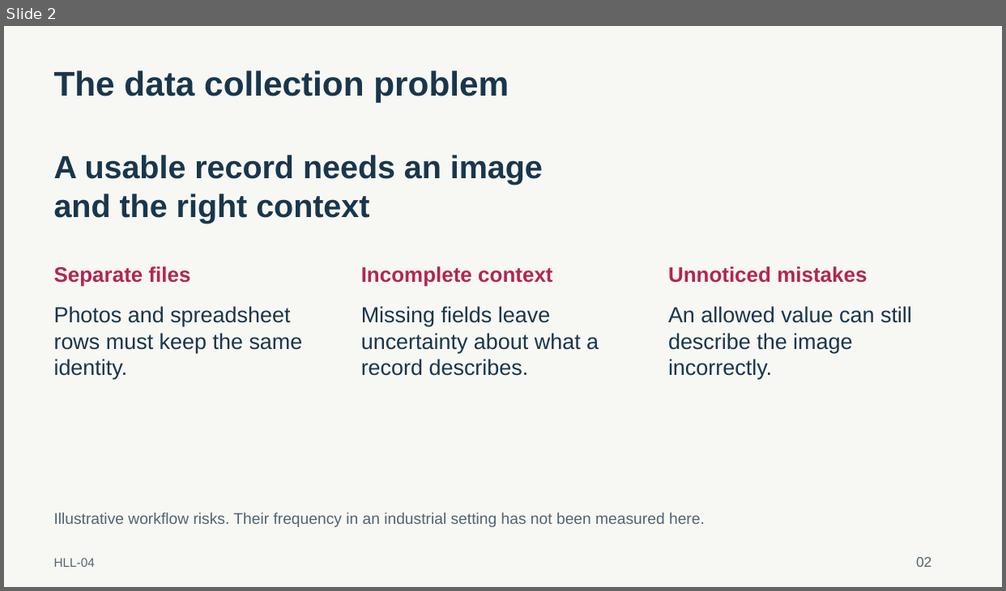
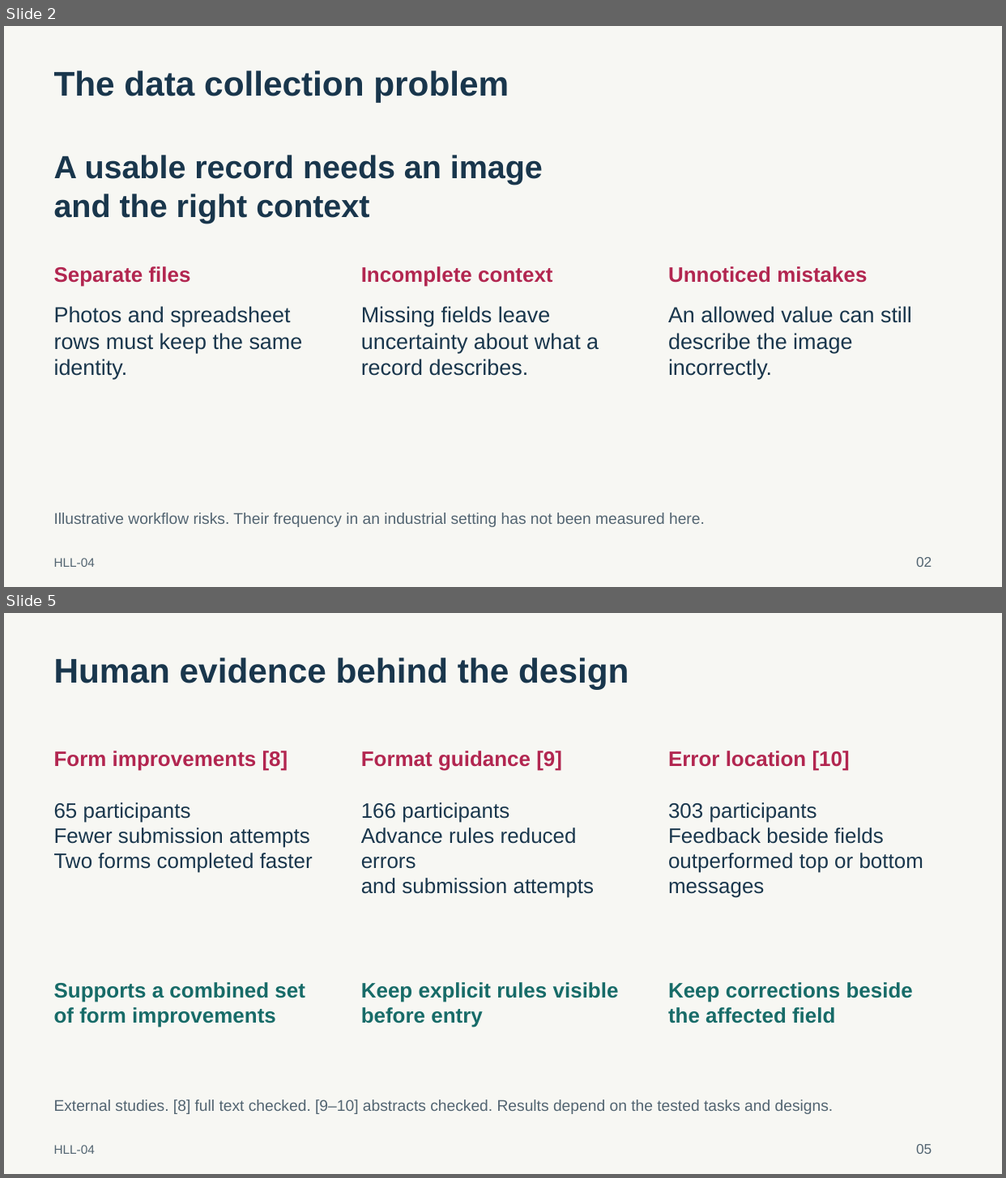
Before and after one commit to hariquasar/hll-04-capture-ui, a slide deck: docs/presentation/HLL-04_Presentation.pptx. Shown one above the other, each under a label of ours: slide 2 before the commit, slides 2 and 5 after it; the slides between them are not shown. The pictures are 1006x591 and 1006x1178 pixels, drawn with LibreOffice and Linux fonts; fonts in the diff are those of the drawing. Boxes give left, top, right and bottom in pixels: in the first picture for what was removed or moved away, otherwise in the second. Text is boxed around its words. In the diff, an @@ line names an element or a change of style, - is before the commit and + after.

```diff
--- a/docs/presentation/HLL-04_Presentation.pptx
+++ b/docs/presentation/HLL-04_Presentation.pptx
@@ slide 5 added at box(4, 613, 1002, 1174), background #F7F7F3 @@
@@ text added at box(54, 658, 629, 689), 33 pt, text #19364C, bold @@
+Human evidence behind the design
@@ text added at box(54, 751, 288, 771), 20.2 pt, text #B22650, bold @@
+Form improvements [8]
@@ text added at box(361, 751, 562, 771), 20.2 pt, text #B22650, bold @@
+Format guidance [9]
@@ text added at box(668, 751, 850, 771), 20.2 pt, text #B22650, bold @@
+Error location [10]
@@ text added at box(54, 803, 313, 873), 20.2 pt, text #19364C @@
+65 participants
+Fewer submission attempts
+Two forms completed faster
@@ text added at box(361, 803, 594, 898), 20.2 pt, text #19364C @@
+166 participants
+Advance rules reduced errors
+and submission attempts
@@ text added at box(668, 803, 923, 898), 20.2 pt, text #19364C @@
+303 participants
+Feedback beside fields
+outperformed top or bottom
+messages
@@ text added at box(54, 982, 305, 1028), 20.2 pt, text #176B68, bold @@
+Supports a combined set
+of form improvements
@@ text added at box(361, 982, 619, 1028), 20.2 pt, text #176B68, bold @@
+Keep explicit rules visible
+before entry
@@ text added at box(668, 982, 913, 1024), 20.2 pt, text #176B68, bold @@
+Keep corrections beside
+the affected field
@@ text added at box(54, 1100, 833, 1114), 15 pt, text #526471 @@
+External studies. [8] full text checked. [9–10] abstracts checked. Results depend on the tested tasks and designs.
@@ text added at box(54, 1145, 95, 1154), 12 pt, text #526471 @@
+HLL-04
@@ text added at box(916, 1144, 931, 1154), 13.5 pt, text #526471 @@
+05
```
Also in this commit, not shown: 15 slides changed, 1 other slide added, 34 other files.
